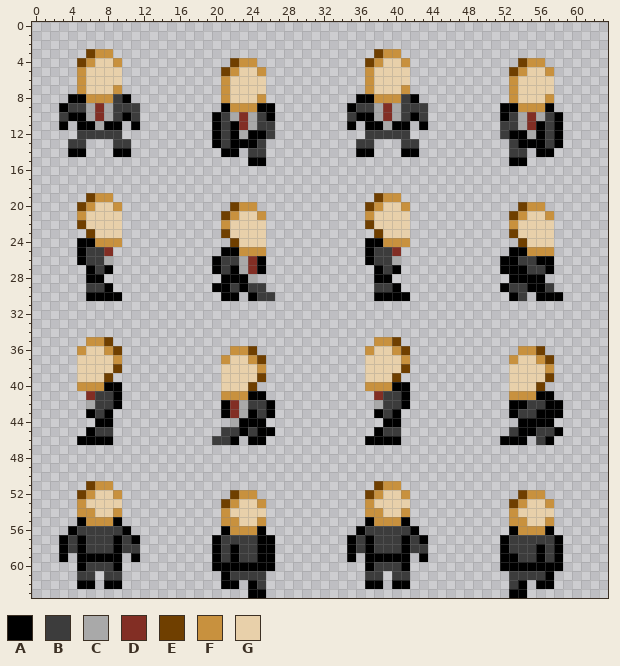
Pixel-art sprite -- dist/img/character.png. This is how it looked before the edit.
The file is 64x64 pixels.
Palette (. is transparent): A #000000  B #3c3c3c  C #a9a9a9  D #822e24  E #6f3f00  F #c8913e  G #e8d0aa
Pixels before (only the part around the change), first column x 0:
 0 ................................................................
 1 ................................................................
 2 ................................................................
 3 ......EFF.............................EFF.......................
 4 .....EFGGF............EFF............EFGGF............EFF.......
 5 .....FGGGG...........EFGGF...........FGGGG...........EFGGF......
 6 .....FGGGG...........FGGGG...........FGGGG...........FGGGG......
 7 .....FGGGF...........FGGGG...........FGGGF...........FGGGG......
 8 ....AAFFFBA..........FGGGF..........AAFFFBA..........FGGGF......
 9 ...ABBCDCBBB.........AFFFAA........ABBCDCBBB........AAFFFA......
10 ...BAACDCBAB........ABCDCBA........BAACDCBAB........ABCDCBA.....
11 ...A.AACAA.A........ABADCBB........A.AACAA.A........BBCDABA.....
12 .....BBBBB..........ABACAAB..........BBBBB..........BAACABA.....
13 ....BB...BB.........ABAAAB..........BB...BB..........BAAABA.....
14 ....AA...AA..........AA.BB..........AA...AA..........BB.AA......
15 ........................AA...........................AA.........
16 ................................................................
17 ................................................................
18 ................................................................
19 ......EFF.............................EFF.......................
20 .....EFGGF............EFF............EFGGF............EFF.......
21 .....FGGGG...........EFGGF...........FGGGG...........EFGGF......
22 .....EGGGG...........FGGGG...........EGGGG...........FGGGG......
23 ......EGGG...........EGGGG............EGGG...........EGGGG......
24 .....AAFFF............EGGG...........AAFFF............EGGG......
25 .....ABBD............AAFFF...........ABBD............AAFFF......
26 .....ABBC...........ABBCDA...........ABBC...........AABBAA......
27 ......ABA...........ABACDA............ABA...........AAABBA......
28 ......AA.............AAAC.............AA.............AAAA.......
29 ......BBA...........AABABB............BBA...........ABBAAB......
30 ......AAAA...........AA.ABB...........AAAA...........AB.AAA.....
31 ................................................................
32 ................................................................
33 ................................................................
34 ................................................................
35 ......FFE.............................FFE.......................
36 .....FGGFE............FFE............FGGFE............FFE.......
37 .....GGGGF...........FGGFE...........GGGGF...........FGGFE......
38 .....GGGGE...........GGGGF...........GGGGE...........GGGGF......
39 .....GGGE............GGGGE...........GGGE............GGGGE......
40 .....FFFAA...........GGGE............FFFAA...........GGGE.......
41 ......DBBA...........FFFAA............DBBA...........FFFAA......
42 ......CBBA...........ADCBBA...........CBBA...........AABBAA.....
43 ......ABA............ADCABA...........ABA............ABBAAA.....
44 .......AA.............CAAA.............AA.............AAAA......
45 ......ABB............BBABAA...........ABB............BAABBA.....
46 .....AAAA...........BBA.AA...........AAAA...........AAA.BA......
47 ................................................................
48 ................................................................
49 ................................................................
50 ................................................................
51 ......EFF.............................EFF.......................
52 .....EFGGF............EFF............EFGGF............EFF.......
53 .....FGGGG...........EFGGF...........FGGGG...........EFGGF......
54 .....FFGGF...........FGGGG...........FFGGF...........FGGGG......
55 .....AFFFA...........FFGGF...........AFFFA...........FFGGF......
56 ....ABBBBBA..........AFFFA..........ABBBBBA..........AFFFA......
57 ...ABABBBABA........ABBBBAA........ABABBBABA........ABBBBBA.....
58 ...ABABBBABB........ABABBAA........ABABBBABB........ABBBABA.....
59 ...A.AAAAA.A........ABABBAA........A.AAAAA.A........AABBABA.....
60 .....ABBBA..........AAAAAAA..........ABBBA..........AAAAAAA.....
61 .....BB.BB...........ABBBB...........BB.BB...........BBBBA......
62 .....AA.AA...........AA.AB...........AA.AA...........BA.AA......
63 ........................AA...........................AA.........
The result:
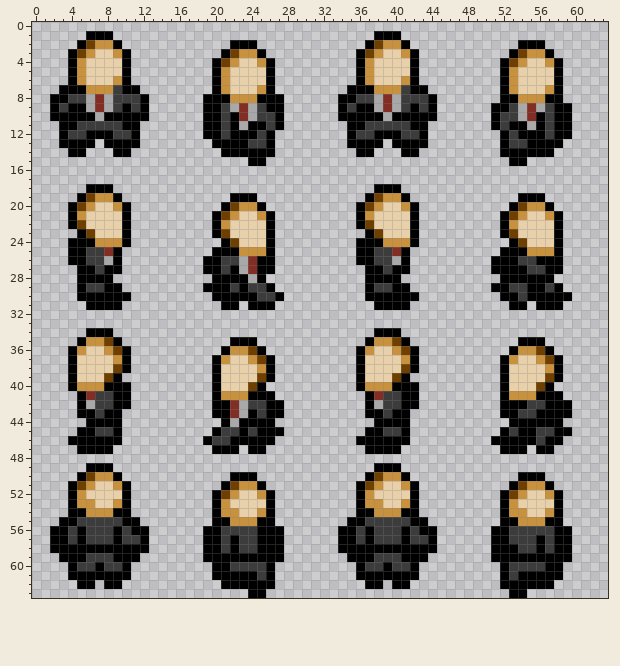
Log entry: Added support for sprite animation handler
The edit:
y 1: x 6..8 ... -> AAA; x 38..40 ... -> AAA
y 2: x 5..9 ..... -> AEFFA; x 22..24 ... -> AAA; x 37..41 ..... -> AEFFA; x 54..56 ... -> AAA
y 3: x 4..10 ..EFF.. -> AEFGGFA; x 21..25 ..... -> AEFFA; x 36..42 ..EFF.. -> AEFGGFA; x 53..57 ..... -> AEFFA
y 4: x 4..6 .EF -> AFG; x 9..10 F. -> GA; x 20..26 ..EFF.. -> AEFGGFA; x 36..38 .EF -> AFG; x 41..42 F. -> GA; x 52..58 ..EFF.. -> AEFGGFA
y 5: x 4 . -> A; x 10 . -> A; x 20..22 .EF -> AFG; x 25..26 F. -> GA; x 36 . -> A; x 42 . -> A; x 52..54 .EF -> AFG; x 57..58 F. -> GA
y 6: x 4 . -> A; x 9..10 G. -> FA; x 20 . -> A; x 26 . -> A; x 36 . -> A; x 41..42 G. -> FA; x 52 . -> A; x 58 . -> A
y 7: x 3..11 ..FGGGF.. -> AAAFFFBAA; x 20 . -> A; x 25..26 G. -> FA; x 35..43 ..FGGGF.. -> AAAFFFBAA; x 52 . -> A; x 57..58 G. -> FA
y 8: x 2..8 ..AAFFF -> AABBCDC; x 10..12 A.. -> BBA; x 19..27 ..FGGGF.. -> AAAFFFAAA; x 34..40 ..AAFFF -> AABBCDC; x 42..44 A.. -> BBA; x 52..58 .FGGGF. -> AAFFFAA
y 9: x 2..5 .ABB -> ABAA; x 10 B -> A; x 12 . -> A; x 19..25 ..AFFFA -> AABCDCB; x 27 . -> A; x 34..37 .ABB -> ABAA; x 42 B -> A; x 44 . -> A; x 51 . -> A; x 53..59 AFFFA.. -> BCDCBAA
y 10: x 2..3 .B -> AA; x 6..9 CDCB -> ACAA; x 11..12 B. -> AA; x 19 . -> A; x 22 C -> A; x 26..27 A. -> BA; x 34..35 .B -> AA; x 38..41 CDCB -> ACAA; x 43..44 B. -> AA; x 51..52 .A -> AB; x 56 C -> A; x 59 . -> A
y 11: x 4..10 .AACAA. -> ABBBBBA; x 19 . -> A; x 23..25 DCB -> CAA; x 27 . -> A; x 36..42 .AACAA. -> ABBBBBA; x 51 . -> A; x 53..55 BCD -> AAC; x 59 . -> A
y 12: x 3..4 .. -> AB; x 6..8 BBB -> AAA; x 10..11 .. -> BA; x 19 . -> A; x 23 C -> A; x 25..26 AB -> BA; x 35..36 .. -> AB; x 38..40 BBB -> AAA; x 42..43 .. -> BA; x 52..53 BA -> AB; x 55 C -> A; x 59 . -> A
y 13: x 3..6 .BB. -> AAAA; x 8..11 .BB. -> AAAA; x 21 B -> A; x 24 A -> B; x 26 . -> A; x 35..38 .BB. -> AAAA; x 40..43 .BB. -> AAAA; x 52 . -> A; x 54 A -> B; x 57 B -> A
y 14: x 23..26 .BB. -> AAAA; x 52..55 .BB. -> AAAA
y 18: x 6..8 ... -> AAA; x 38..40 ... -> AAA
y 19: x 5 . -> A; x 9 . -> A; x 22..24 ... -> AAA; x 37 . -> A; x 41 . -> A; x 54..56 ... -> AAA
y 20: x 4 . -> A; x 10 . -> A; x 21 . -> A; x 25 . -> A; x 36 . -> A; x 42 . -> A; x 53 . -> A; x 57 . -> A
y 21..22: x 4 . -> A; x 10 . -> A; x 20 . -> A; x 26 . -> A; x 36 . -> A; x 42 . -> A; x 52 . -> A; x 58 . -> A
y 23: x 5 . -> A; x 10 . -> A; x 20 . -> A; x 26 . -> A; x 37 . -> A; x 42 . -> A; x 52 . -> A; x 58 . -> A
y 24: x 4 . -> A; x 10 . -> A; x 21 . -> A; x 26 . -> A; x 36 . -> A; x 42 . -> A; x 53 . -> A; x 58 . -> A
y 25: x 4 . -> A; x 9 . -> A; x 20 . -> A; x 26 . -> A; x 36 . -> A; x 41 . -> A; x 52 . -> A; x 58 . -> A
y 26: x 4 . -> A; x 9 . -> A; x 19 . -> A; x 26 . -> A; x 36 . -> A; x 41 . -> A; x 51 . -> A; x 58 . -> A
y 27: x 5 . -> A; x 9 . -> A; x 19 . -> A; x 26 . -> A; x 37 . -> A; x 41 . -> A; x 51 . -> A; x 58 . -> A
y 28: x 5 . -> A; x 8 . -> A; x 20 . -> A; x 25 . -> A; x 37 . -> A; x 40 . -> A; x 52 . -> A; x 57 . -> A
y 29: x 5 . -> A; x 9 . -> A; x 19 . -> A; x 26 . -> A; x 37 . -> A; x 41 . -> A; x 51 . -> A; x 58 . -> A
y 30: x 5 . -> A; x 10 . -> A; x 20 . -> A; x 23 . -> A; x 27 . -> A; x 37 . -> A; x 42 . -> A; x 52 . -> A; x 55 . -> A; x 59 . -> A
y 31: x 6..9 .... -> AAAA; x 21..22 .. -> AA; x 24..26 ... -> AAA; x 38..41 .... -> AAAA; x 53..54 .. -> AA; x 56..58 ... -> AAA
y 34: x 6..8 ... -> AAA; x 38..40 ... -> AAA
y 35: x 5 . -> A; x 9 . -> A; x 22..24 ... -> AAA; x 37 . -> A; x 41 . -> A; x 54..56 ... -> AAA
y 36: x 4 . -> A; x 10 . -> A; x 21 . -> A; x 25 . -> A; x 36 . -> A; x 42 . -> A; x 53 . -> A; x 57 . -> A
y 37..38: x 4 . -> A; x 10 . -> A; x 20 . -> A; x 26 . -> A; x 36 . -> A; x 42 . -> A; x 52 . -> A; x 58 . -> A
y 39: x 4 . -> A; x 9 . -> A; x 20 . -> A; x 26 . -> A; x 36 . -> A; x 41 . -> A; x 52 . -> A; x 58 . -> A
y 40: x 4 . -> A; x 10 . -> A; x 20 . -> A; x 25 . -> A; x 36 . -> A; x 42 . -> A; x 52 . -> A; x 57 . -> A
y 41: x 5 . -> A; x 10 . -> A; x 20 . -> A; x 26 . -> A; x 37 . -> A; x 42 . -> A; x 52 . -> A; x 58 . -> A
y 42: x 5 . -> A; x 10 . -> A; x 20 . -> A; x 27 . -> A; x 37 . -> A; x 42 . -> A; x 52 . -> A; x 59 . -> A
y 43: x 5 . -> A; x 9 . -> A; x 20 . -> A; x 27 . -> A; x 37 . -> A; x 41 . -> A; x 52 . -> A; x 59 . -> A
y 44: x 6 . -> A; x 9 . -> A; x 21 . -> A; x 26 . -> A; x 38 . -> A; x 41 . -> A; x 53 . -> A; x 58 . -> A
y 45: x 5 . -> A; x 9 . -> A; x 20 . -> A; x 27 . -> A; x 37 . -> A; x 41 . -> A; x 52 . -> A; x 59 . -> A
y 46: x 4 . -> A; x 9 . -> A; x 19 . -> A; x 23 . -> A; x 26 . -> A; x 36 . -> A; x 41 . -> A; x 51 . -> A; x 55 . -> A; x 58 . -> A
y 47: x 5..8 .... -> AAAA; x 20..22 ... -> AAA; x 24..25 .. -> AA; x 37..40 .... -> AAAA; x 52..54 ... -> AAA; x 56..57 .. -> AA
y 49: x 6..8 ... -> AAA; x 38..40 ... -> AAA
y 50: x 5..9 ..... -> AEFFA; x 22..24 ... -> AAA; x 37..41 ..... -> AEFFA; x 54..56 ... -> AAA
y 51: x 4..10 ..EFF.. -> AEFGGFA; x 21..25 ..... -> AEFFA; x 36..42 ..EFF.. -> AEFGGFA; x 53..57 ..... -> AEFFA
y 52: x 4..6 .EF -> AFG; x 9..10 F. -> GA; x 20..26 ..EFF.. -> AEFGGFA; x 36..38 .EF -> AFG; x 41..42 F. -> GA; x 52..58 ..EFF.. -> AEFGGFA
y 53: x 4 . -> A; x 6 G -> F; x 9..10 G. -> FA; x 20..22 .EF -> AFG; x 25..26 F. -> GA; x 36 . -> A; x 38 G -> F; x 41..42 G. -> FA; x 52..54 .EF -> AFG; x 57..58 F. -> GA
y 54: x 4..5 .F -> AA; x 7..10 GGF. -> FFAA; x 20 . -> A; x 22 G -> F; x 25..26 G. -> FA; x 36..37 .F -> AA; x 39..42 GGF. -> FFAA; x 52 . -> A; x 54 G -> F; x 57..58 G. -> FA
y 55: x 3..11 ..AFFFA.. -> AABBBBBAA; x 20..21 .F -> AA; x 23..26 GGF. -> FFAA; x 35..43 ..AFFFA.. -> AABBBBBAA; x 52..53 .F -> AA; x 55..58 GGF. -> FFAA
y 56: x 2..5 ..AB -> AABA; x 9..12 BA.. -> ABAA; x 19..24 ..AFFF -> AABBBB; x 26..27 .. -> AA; x 34..37 ..AB -> AABA; x 41..44 BA.. -> ABAA; x 51..59 ..AFFFA.. -> AABBBBBAA
y 57: x 2 . -> A; x 11..12 A. -> BA; x 19 . -> A; x 22 B -> A; x 27 . -> A; x 34 . -> A; x 43..44 A. -> BA; x 51 . -> A; x 56 B -> A; x 59 . -> A
y 58: x 2 . -> A; x 4 B -> A; x 6..8 BBB -> AAA; x 10..12 BB. -> AAA; x 19 . -> A; x 27 . -> A; x 34 . -> A; x 36 B -> A; x 38..40 BBB -> AAA; x 42..44 BB. -> AAA; x 51 . -> A; x 53 B -> A; x 59 . -> A
y 59: x 4 . -> A; x 6..8 AAA -> BBB; x 10 . -> A; x 19 . -> A; x 21 B -> A; x 23..24 BB -> AA; x 27 . -> A; x 36 . -> A; x 38..40 AAA -> BBB; x 42 . -> A; x 51 . -> A; x 54..55 BB -> AA; x 57 B -> A; x 59 . -> A
y 60: x 4..5 .A -> AB; x 7 B -> A; x 9..10 A. -> BA; x 22..25 AAAA -> BBBB; x 36..37 .A -> AB; x 39 B -> A; x 41..42 A. -> BA; x 53..56 AAAA -> BBBB
y 61: x 4..10 .BB.BB. -> AAAAAAA; x 20 . -> A; x 22..24 BBB -> AAA; x 26 . -> A; x 36..42 .BB.BB. -> AAAAAAA; x 52 . -> A; x 54..56 BBB -> AAA; x 58 . -> A
y 62: x 23 . -> A; x 25..26 B. -> AA; x 52..53 .B -> AA; x 55 . -> A
Where, in picture pixels (left, top, right, bottom), the same in both pictures:
changed: (50, 31, 149, 148)
changed: (338, 31, 437, 148)
changed: (203, 40, 284, 157)
changed: (491, 40, 572, 157)
changed: (50, 184, 149, 580)
changed: (338, 184, 437, 580)
changed: (203, 193, 284, 589)
changed: (491, 193, 572, 589)
